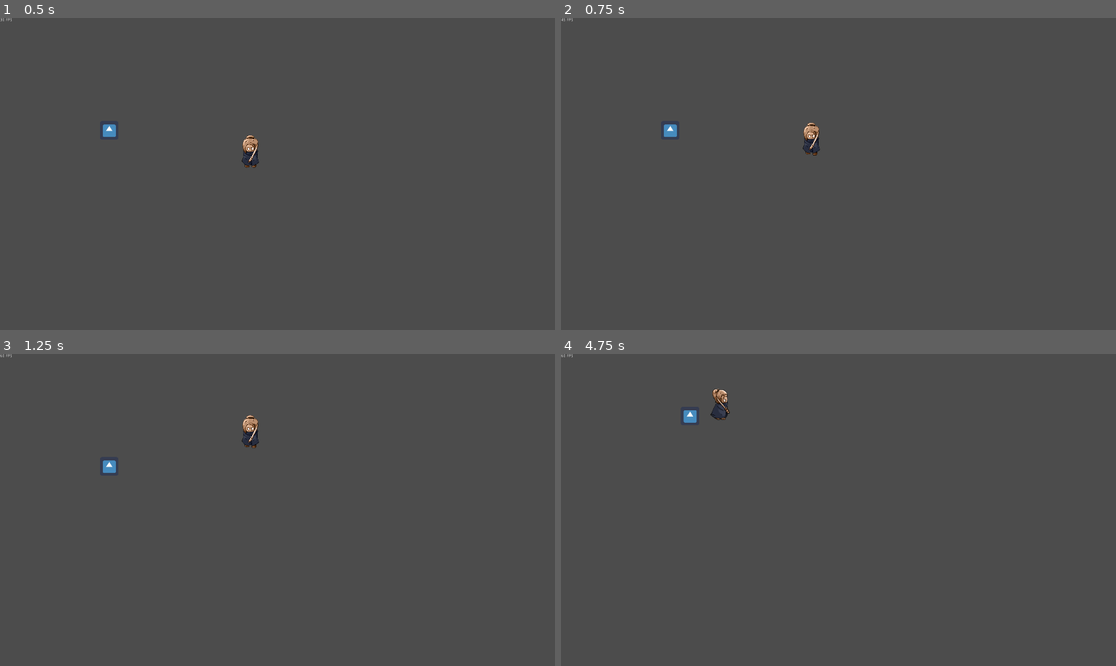
Above: before the commit, frames 1-4 (two rows, left to right).
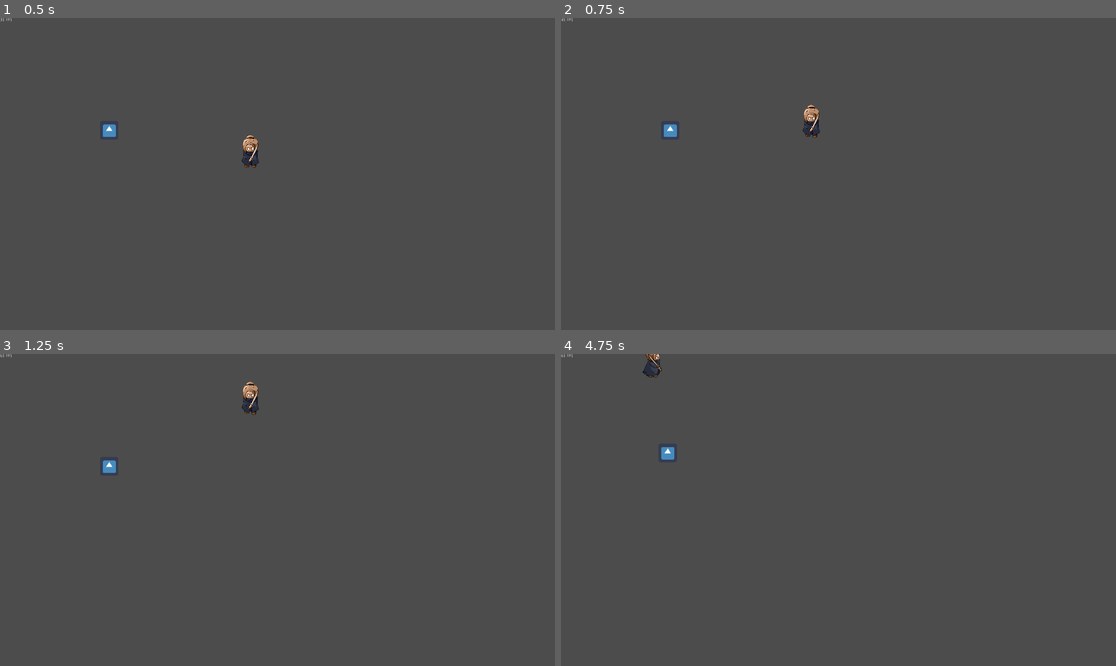
Above: after the commit, the same moments.

Repository: Frost89/NightCrawler
Game: Godot game, scene res://Scene/TestRootNode.tscn
Same seed, same stepped clock (60 frames per second), same inputs: the game is played once before the commit and once after it. The engine's default icon, where the game draws it, is replaced by a stand-in: a white triangle on a blue panel in a dark square.
Inputs:
- Up to frame 1 (0.5 s): no input
- Up to frame 2 (0.75 s): tap Enter at 0.5 s; hold W (Up) from 0.53 s (still down); tap Shift (Dash, bound only after the commit) at 0.6 s
- Up to frame 3 (1.25 s): keep holding W (Up)
- Up to frame 4 (4.75 s): tap Shift (Dash, bound only after the commit) every 0.75 s from 1.35 to 4.35 s; release W (Up) at 2.03 s; hold A (Left) 2.03-3.53 s; hold S (Down) 3.53-4.28 s; hold D (Right) from 4.28 s (still down)

Frame 1 is identical in both runs. In frame 2, 0.4% of the frame differs, in the area x 43-47%, y 27-45%; in frame 3, 0.5%; in frame 4, 0.6%, in the area x 14-31%, y 0-34%.

Commit message:
Added Dash 0.1v

Diff:
--- /dev/null
+++ b/Scene/Dash.gd
@@ -0,0 +1,10 @@
+extends Node2D
+
+onready var DurationTimer = $DurationTimer
+
+func StartDash(Duration):
+	DurationTimer.wait_time = Duration
+	DurationTimer.start()
+
+func IsDashing():
+	return !DurationTimer.is_stopped()
--- a/Scene/TestRootNode.tscn
+++ b/Scene/TestRootNode.tscn
@@ -1,8 +1,9 @@
-[gd_scene load_steps=4 format=2]
+[gd_scene load_steps=5 format=2]
 
 [ext_resource path="res://Scene/Player.tscn" type="PackedScene" id=1]
 [ext_resource path="res://Scene/Performance Analytics/FPSOverlay.tscn" type="PackedScene" id=2]
 [ext_resource path="res://Scene/Enemies/Aggressor.tscn" type="PackedScene" id=3]
+[ext_resource path="res://Scene/Dash.gd" type="Script" id=4]
 
 [node name="TestRootNode" type="Node2D"]
 
@@ -11,6 +12,12 @@
 [node name="Player" parent="." instance=ExtResource( 1 )]
 position = Vector2( 870.189, 468.304 )
 
+[node name="Dash" type="Node2D" parent="Player"]
+script = ExtResource( 4 )
+
+[node name="DurationTimer" type="Timer" parent="Player/Dash"]
+one_shot = true
+
 [node name="Enemies" type="Node2D" parent="."]
 
 [node name="Aggressor" parent="Enemies" instance=ExtResource( 3 )]
--- a/Scripts/Player.gd
+++ b/Scripts/Player.gd
@@ -1,31 +1,65 @@
 extends KinematicBody2D
 
-const maxspeed = 300
-const acceleration = 2400
-const friction = 1200
+#MOVEMENT
+var Acceleration = 400
+var Deceleration = 800
+var MaxSpeed = 200
+var DashSpeed = 600
+var DashDuration = 0.2
+var CanDash = 100 #no-dash-spam
+var Velocity = Vector2.ZERO
 
-var velocity = Vector2.ZERO
+#COMBAT
+var Health = 100
 
+onready var Dash = $Dash
 onready var animationPlayer = $MainChar/AnimationPlayer
 onready var animationTree = $AnimationTree
 onready var animationState = animationTree.get("parameters/playback")
 
 func _physics_process(delta):
 	move(delta)
-	move_and_slide(velocity)
+	move_and_slide(Velocity)
 
 func move(delta):
-	var input_vector = Vector2.ZERO
 
-	input_vector.x = Input.get_action_strength("Right") - Input.get_action_strength("Left")
-	input_vector.y = Input.get_action_strength("Down") - Input.get_action_strength("Up")
-	input_vector = input_vector.normalized()
+	var InputVector = Vector2.ZERO
 
-	if input_vector != Vector2.ZERO:
-		animationTree.set("parameters/Idle/blend_position", input_vector)
-		animationTree.set("parameters/Walk/blend_position", input_vector)
+	InputVector.x = Input.get_action_strength("Right") - Input.get_action_strength("Left")
+	InputVector.y = Input.get_action_strength("Down") - Input.get_action_strength("Up")
+	InputVector = InputVector.normalized()
+
+	if InputVector != Vector2.ZERO:
+
+		#DASH
+		if Input.is_action_just_pressed("Dash") && !Dash.IsDashing() && CanDash == 100:
+			CanDash = 0
+			Dash.StartDash(DashDuration)
+
+		if Dash.IsDashing():
+			MaxSpeed = 2000
+			Acceleration = 10000
+			Deceleration = 10000
+
+		animationTree.set("parameters/Idle/blend_position", InputVector)
+		animationTree.set("parameters/Walk/blend_position", InputVector)
 		animationState.travel("Walk")
-		velocity = velocity.move_toward(input_vector * maxspeed, acceleration * delta)
+		Velocity += InputVector * Acceleration * delta
+		Velocity = Velocity.clamped(MaxSpeed)
+
 	else:
+
 		animationState.travel("Idle")
-		velocity = velocity.move_toward(Vector2.ZERO, friction * delta)
+		Velocity = Velocity.move_toward(Vector2.ZERO, Deceleration * delta)
+		Velocity = Velocity.clamped(MaxSpeed)
+
+	#default
+	MaxSpeed = 200
+	Acceleration = 400
+	Deceleration = 800
+
+	#patchwork dash-stamina
+	if CanDash < 100:
+		CanDash += 1
+		if CanDash == 100:
+			print("DASH READY")
--- a/project.godot
+++ b/project.godot
@@ -54,6 +54,11 @@
 , Object(InputEventJoypadMotion,"resource_local_to_scene":false,"resource_name":"","device":-1,"axis":1,"axis_value":1.0,"script":null)
  ]
 }
+Dash={
+"deadzone": 0.5,
+"events": [ Object(InputEventKey,"resource_local_to_scene":false,"resource_name":"","device":0,"alt":false,"shift":false,"control":false,"meta":false,"command":false,"pressed":false,"scancode":16777237,"unicode":0,"echo":false,"script":null)
+ ]
+}
 
 [layer_names]
 
